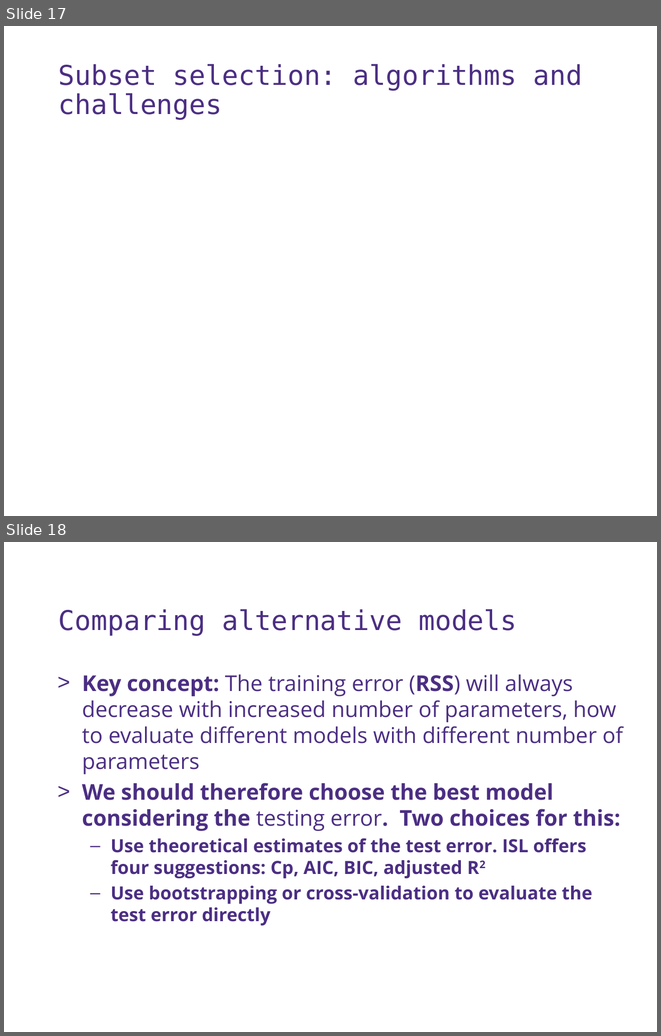
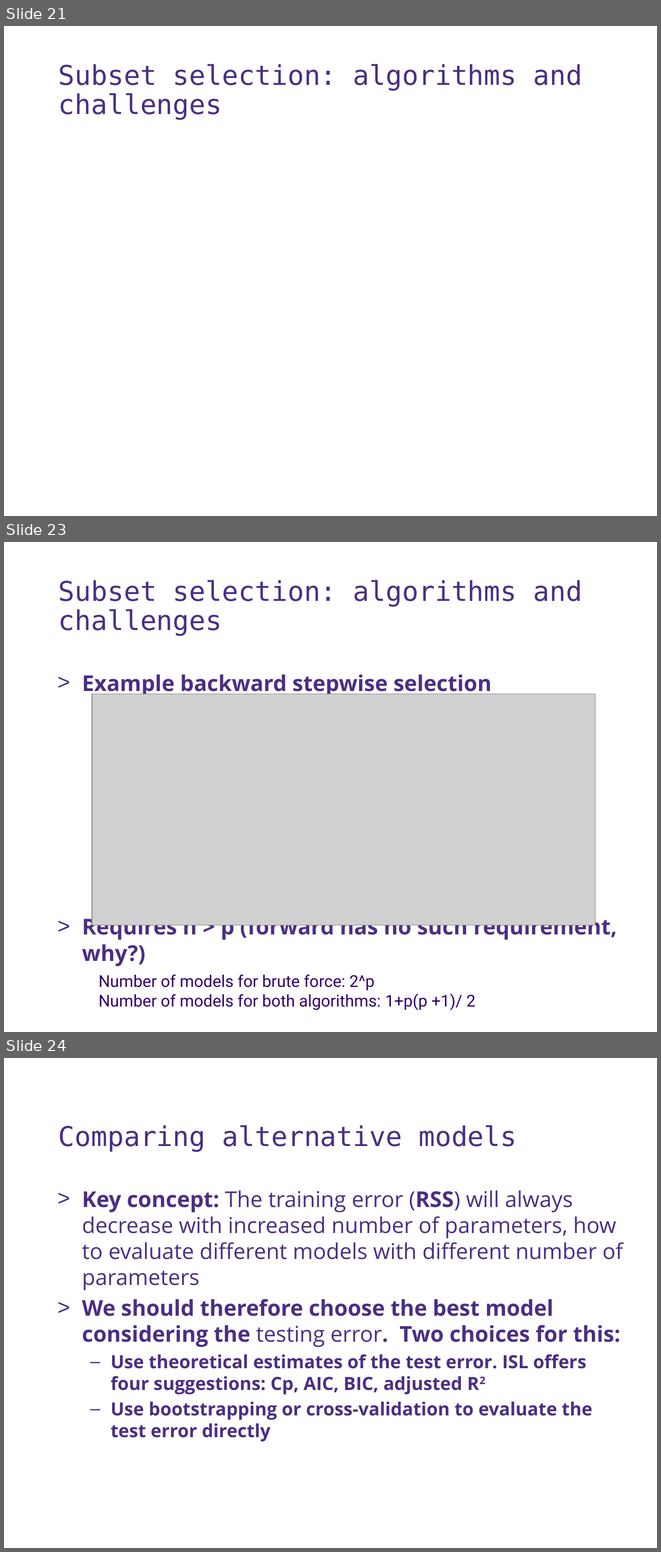
Before and after one commit to UWDIRECT/UWDIRECT.github.io, a slide deck: Wi18_content/DSMCER/L11.SubsetsRegularlization.pptx. Shown one above the other, each under a label of ours: slides 17 and 18 before the commit, slides 21, 23 and 24 after it; the slides between them are not shown. The pictures are 661x1036 and 661x1552 pixels, drawn with LibreOffice and Linux fonts; fonts in the diff are those of the drawing; grey boxes stand for pictures; background and template pictures are left out. Boxes give left, top, right and bottom in pixels: in the first picture for what was removed or moved away, otherwise in the second. Text is boxed around its words. In the diff, an @@ line names an element or a change of style, - is before the commit and + after.

```diff
--- a/Wi18_content/DSMCER/L11.SubsetsRegularlization.pptx
+++ b/Wi18_content/DSMCER/L11.SubsetsRegularlization.pptx
@@ slide 23 added at (x1=4, y1=542, x2=657, y2=1032), background #FFFFFF @@
@@ text added at (x1=59, y1=580, x2=583, y2=636), 30 pt, text #4B2E83 @@
+Subset selection: algorithms and challenges
@@ text added at (x1=82, y1=674, x2=617, y2=966), 24 pt, text #4B2E83, bold @@
+> Example backward stepwise selection
+> Requires n > p (forward has no such requirement, why?)
@@ picture added at (x1=92, y1=694, x2=595, y2=925) @@
@@ text added at (x1=98, y1=974, x2=475, y2=1010), 18 pt, text #33006F @@
+Number of models for brute force: 2^p
+Number of models for both algorithms: 1+p(p +1)/ 2
@@ what was slide 17 is now slide 21 @@
@@ what was slide 18 is now slide 24 @@
```
Also in this commit, not shown: 8 slides changed, 7 other slides added.
